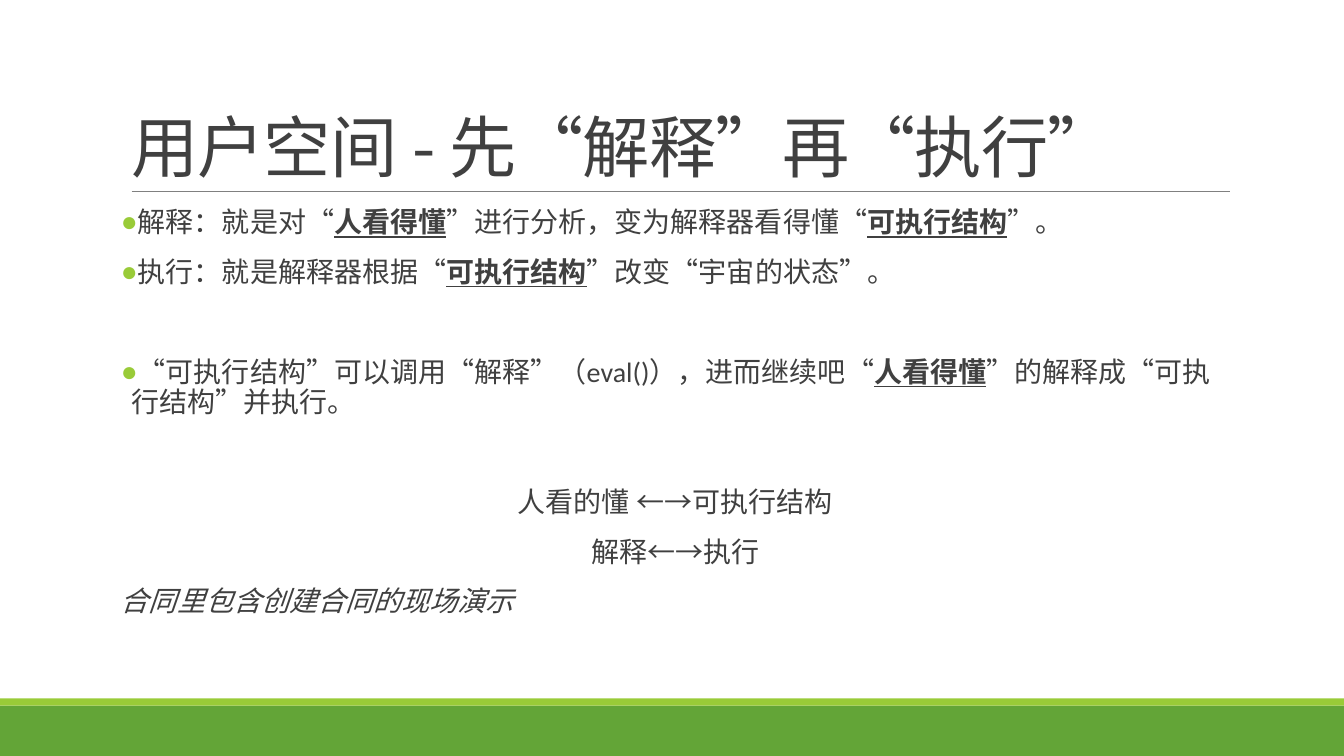
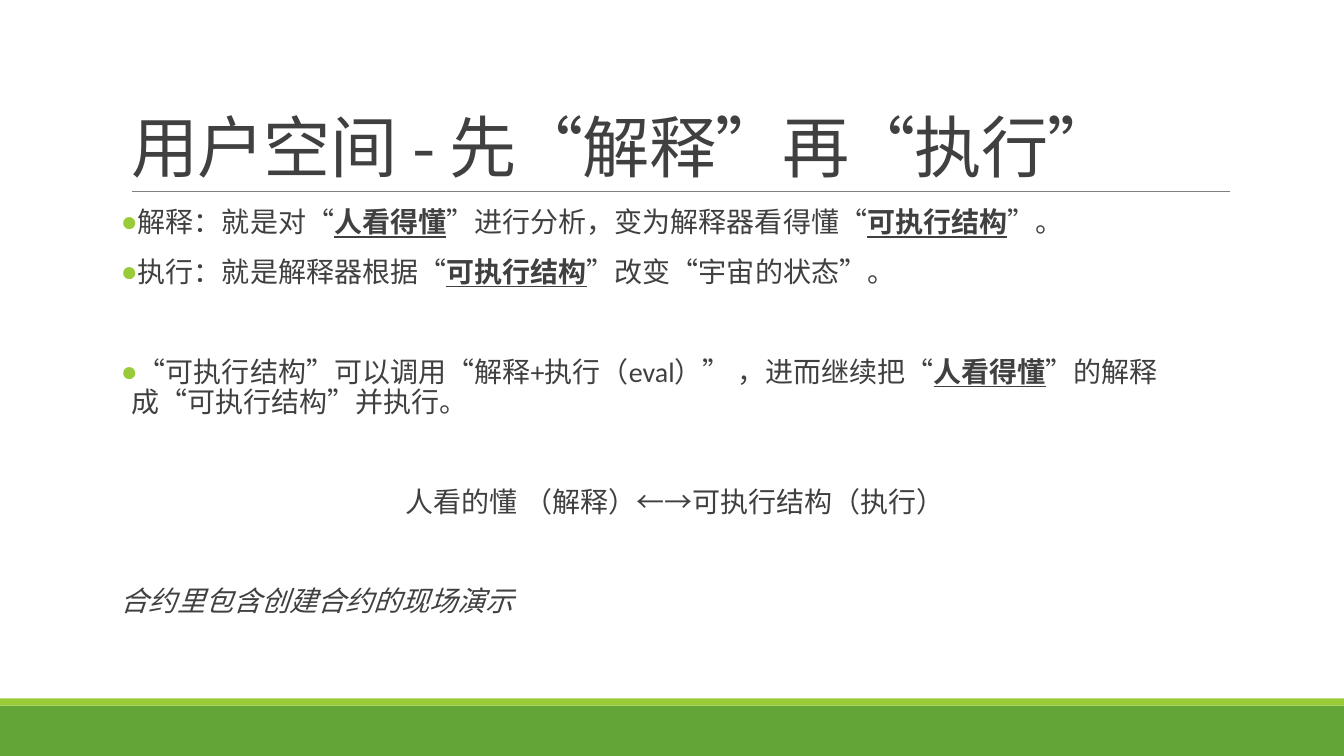
Before and after one commit to lichaozhy/course, a slide deck: slide 4 of js/runtime/runtime.pptx. Drawn at 1344x756 pixels with LibreOffice and Linux fonts; fonts in the diff are those of the drawing. Boxes give left, top, right and bottom in pixels: in the first picture for what was removed or moved away, otherwise in the second. Text is boxed around its words. In the diff, an @@ line names an element or a change of style, - is before the commit and + after.

```diff
--- a/js/runtime/runtime.pptx
+++ b/js/runtime/runtime.pptx
@@ text at box(121, 358, 1158, 614): text changed @@
-● “可执行结构”可以调用“解释”（eval()），进而继续吧“人看得懂”的解释成“可执行结构”并执行。
-人看的懂 ←→可执行结构
-解释←→执行
-合同里包含创建合同的现场演示
+● “可执行结构”可以调用“解释+执行（eval）” ，进而继续把“人看得懂”的解释成“可执行结构”并执行。
+人看的懂 （解释）←→可执行结构（执行）
+合约里包含创建合约的现场演示
```
Also in this commit, not shown: 5 other slides changed.
